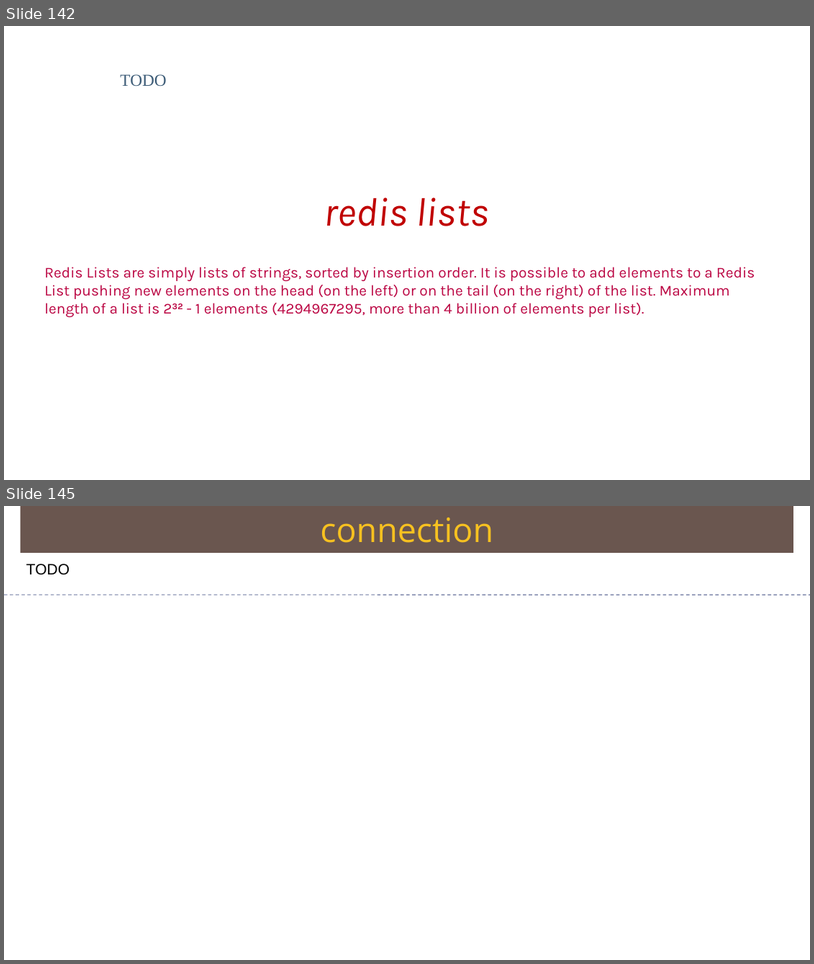
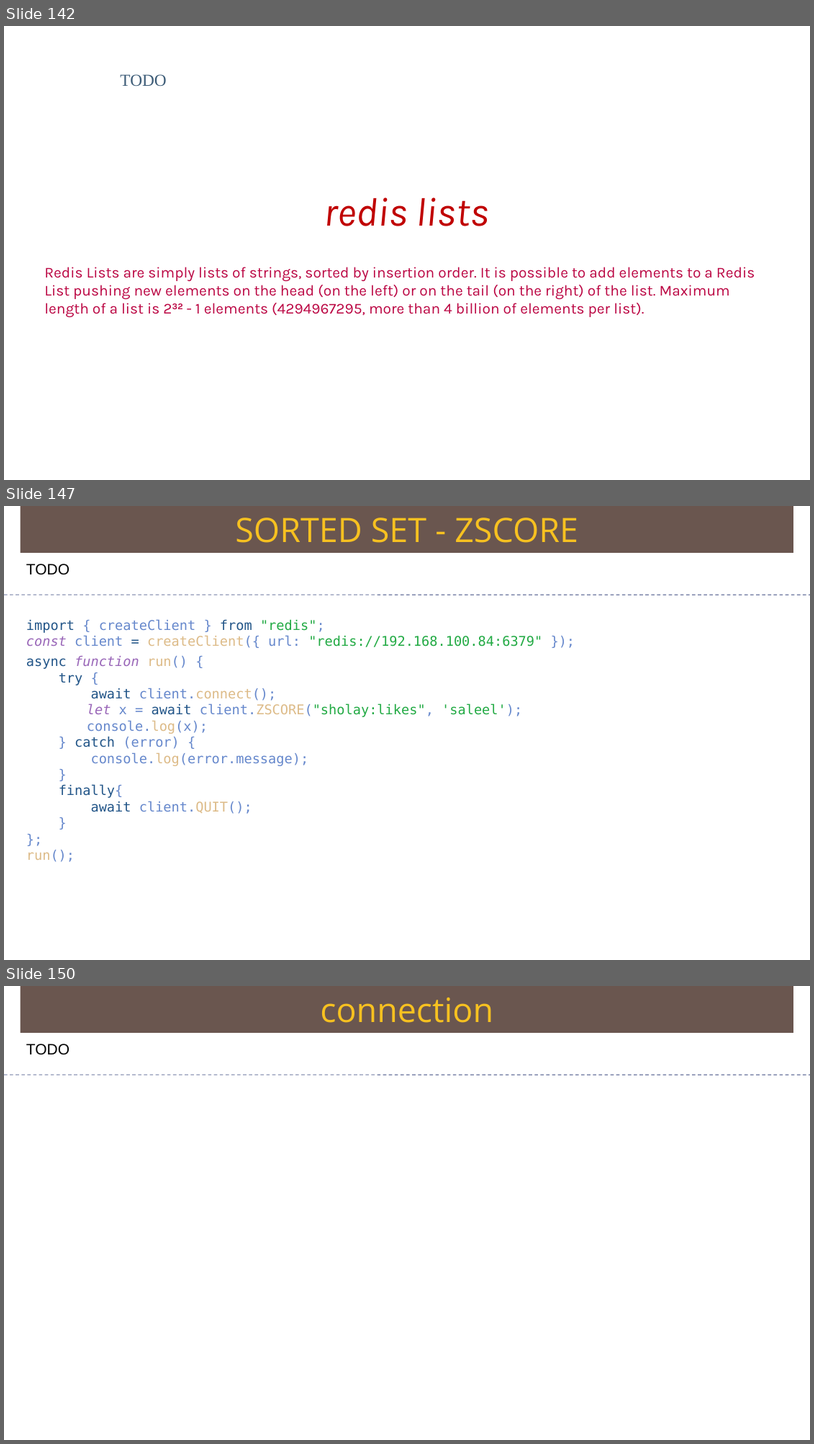
Before and after one commit to Saleel-Bagde/PPT-s, a slide deck: redis Ver2.pptx. Shown one above the other, each under a label of ours: slides 142 and 145 before the commit, slides 142, 147 and 150 after it; the slides between them are not shown. The pictures are 814x964 and 814x1444 pixels, drawn with LibreOffice and Linux fonts; fonts in the diff are those of the drawing. Boxes give left, top, right and bottom in pixels: in the first picture for what was removed or moved away, otherwise in the second. Text is boxed around its words. In the diff, an @@ line names an element or a change of style, - is before the commit and + after.

```diff
--- a/redis Ver2.pptx
+++ b/redis Ver2.pptx
@@ slide 147 added at box(4, 506, 810, 960), background #FFFFFF @@
@@ rectangle added at box(21, 506, 794, 553), fill #6A5650, 40 pt, text #F7C120 @@
+SORTED SET - ZSCORE
@@ text added at box(26, 564, 70, 575), 18 pt, text #000000 @@
+TODO
@@ line added from (4, 595) to (810, 595), #6E78A0 0.99 pt dashed @@
@@ text added at box(26, 619, 543, 862), 16 pt, text #6688CC @@
+import { createClient } from "redis";
+const client = createClient({ url: "redis://192.168.100.84:6379" });
+async function run() {
+try {
+await client.connect();
+let x = await client.ZSCORE("sholay:likes", 'saleel');
+console.log(x);
+} catch (error) {
+console.log(error.message);
+}
+finally{
+await client.QUIT();
+}
+};
+run();
@@ what was slide 145 is now slide 150 @@
```
Also in this commit, not shown: 3 slides changed, 5 other slides added, 1 slide removed, 1 other file.
